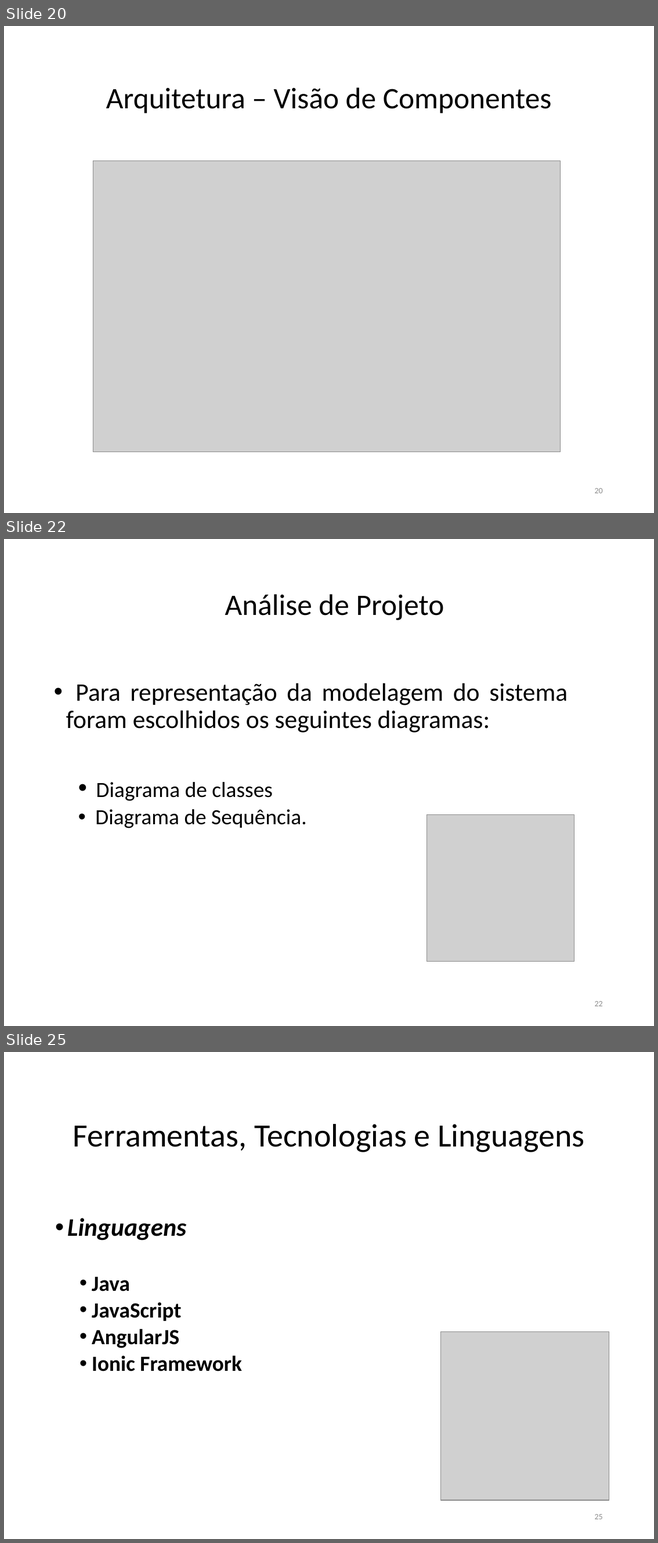
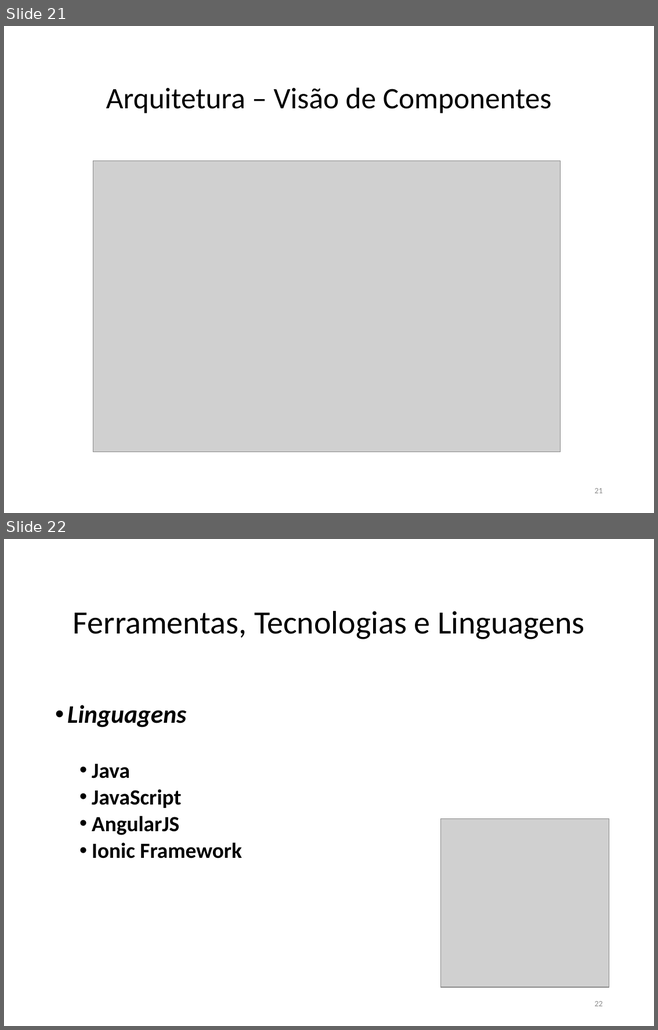
Before and after one commit to FatimaFerreiradeSousa/TCC-Mobile-Leaning, a slide deck: TCC - Documento/TCC II.pptx. Shown one above the other, each under a label of ours: slides 20, 22 and 25 before the commit, slides 21 and 22 after it; the slides between them are not shown. The pictures are 658x1543 and 658x1030 pixels, drawn with LibreOffice and Linux fonts; fonts in the diff are those of the drawing; grey boxes stand for pictures. Boxes give left, top, right and bottom in pixels: in the first picture for what was removed or moved away, otherwise in the second. Text is boxed around its words. In the diff, an @@ line names an element or a change of style, - is before the commit and + after.

```diff
--- a/TCC - Documento/TCC II.pptx
+++ b/TCC - Documento/TCC II.pptx
@@ slide 22 removed at (x1=4, y1=539, x2=654, y2=1026), background #FFFFFF @@
@@ title removed at (x1=225, y1=594, x2=444, y2=620) @@
-Análise de Projeto
@@ text removed at (x1=66, y1=683, x2=567, y2=828) @@
-• Para representação da modelagem do sistema foram escolhidos os seguintes diagramas:
-  • Diagrama de classes
-  • Diagrama de Sequência.
@@ picture removed at (x1=427, y1=815, x2=574, y2=961) @@
@@ page number removed at (x1=594, y1=1001, x2=603, y2=1006) @@
-22
@@ what was slide 20 is now slide 21 @@
@@ page number at (x1=594, y1=488, x2=603, y2=493): text changed @@
-20
+21
@@ what was slide 25 is now slide 22 @@
@@ page number at (x1=594, y1=1001, x2=603, y2=1006): text changed @@
-25
+22
```
Also in this commit, not shown: 5 slides changed, 2 slides added, 4 other slides removed, 4 other files.
